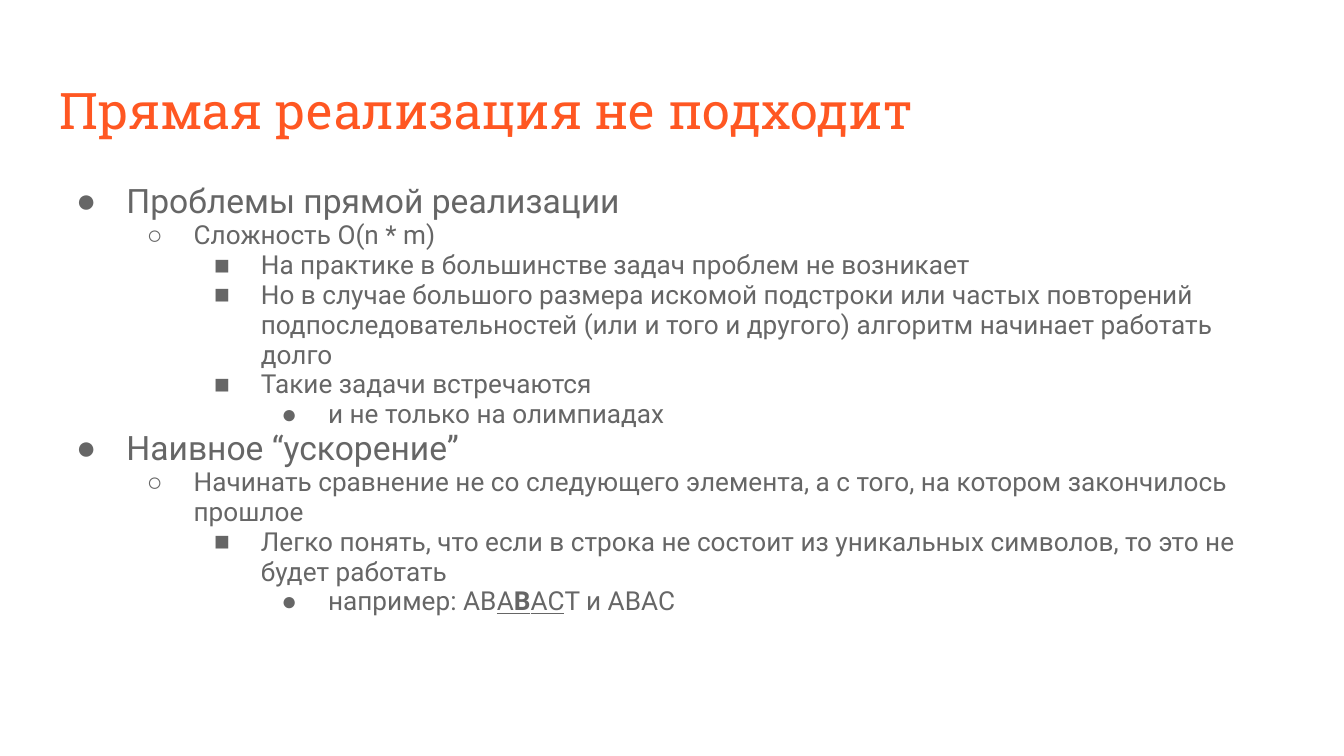
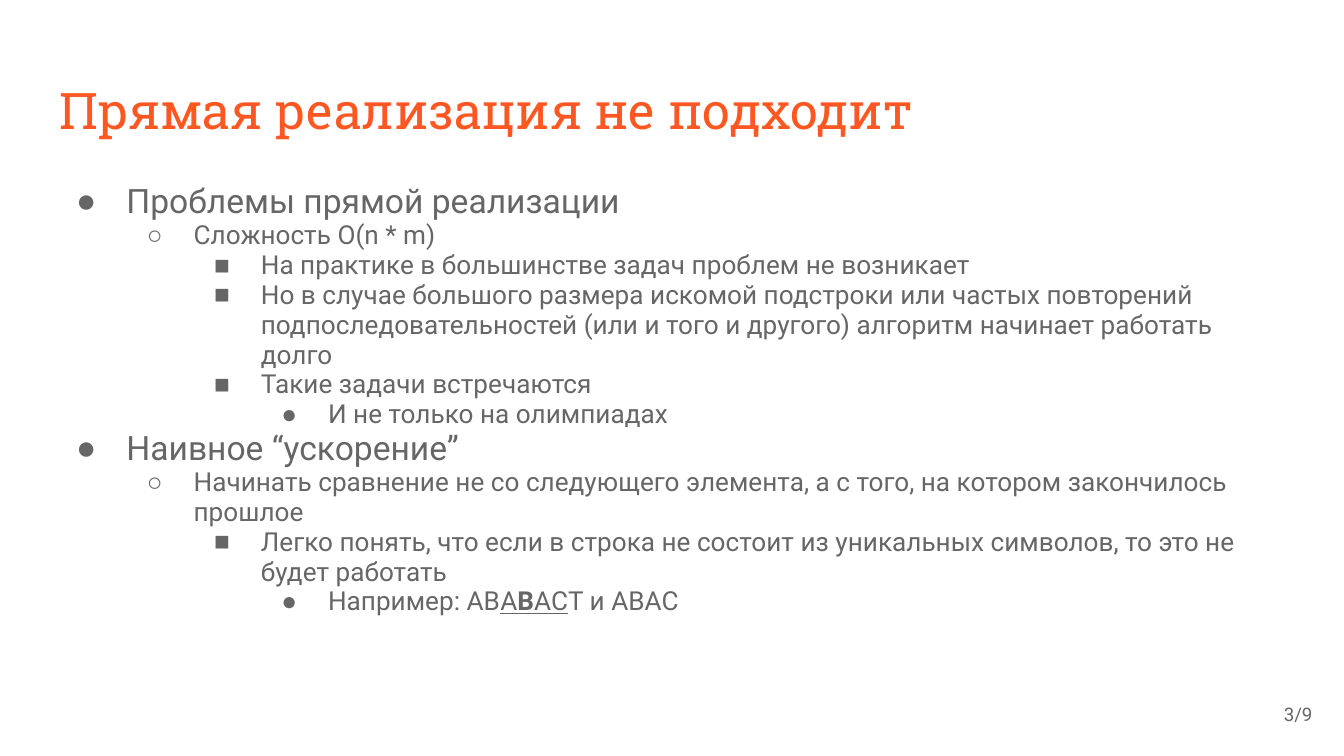
Before and after one commit to AmarskiyArtem/firstSemester, a slide deck: slide 3 of homeworks/reports/KMP.30.11.22/Amarskiy. KMP. 30.11.22. report.pptx. Drawn at 1344x756 pixels with LibreOffice and Linux fonts; fonts in the diff are those of the drawing. Boxes give left, top, right and bottom in pixels: in the first picture for what was removed or moved away, otherwise in the second. Text is boxed around its words. In the diff, an @@ line names an element or a change of style, - is before the commit and + after.

```diff
--- a/homeworks/reports/KMP.30.11.22/Amarskiy. KMP. 30.11.22. report.pptx
+++ b/homeworks/reports/KMP.30.11.22/Amarskiy. KMP. 30.11.22. report.pptx
@@ text at <box>328,404,668,427</box>: text changed @@
-      ● и не только на олимпиадах
+      ● И не только на олимпиадах
@@ text at <box>328,591,678,616</box>: text changed @@
-      ● например: ABABACT и ABAC
+      ● Например: ABABACT и ABAC
@@ page number added at <box>1284,707,1313,722</box>, 10 pt, text #666666 @@
+3/9
```
Also in this commit, not shown: 6 other slides changed, 1 slide added.
